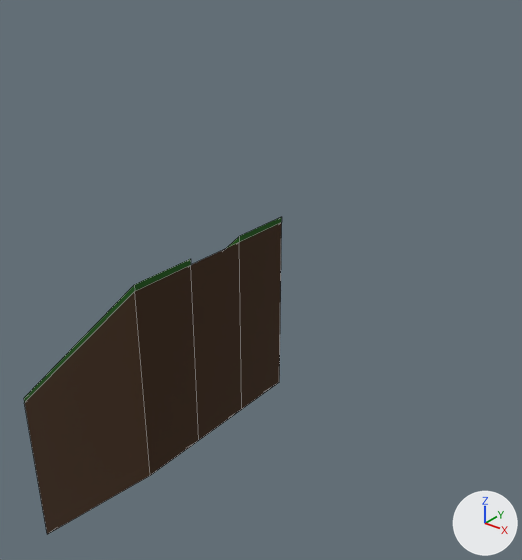
Renders of the FBX model Assets/GroundTest/uphill.fbx from each side of a commit.
One viewpoint serves both versions: a 50 mm camera at (77.2, -67.8, 84.4) aimed at (17.4, 6.9, 38.1). The lights are fixed; the arrows at lower right show +X, +Y and +Z. Mesh edges are drawn as thin lines. Where no turn or scale is listed for an object, it has been applied to the vertices.

Script lines for the objects in view, before the commit:
```python
me_cube_023 = bpy.data.meshes.new('Cube.023')
me_cube_023.from_pydata(...)  # 24 vertices, 22 faces; spans x -15.0..15.0, y -15.0..15.0, z -15.0..45.0
me_cube_023.materials.append(mat_material_003)  # picture img_grass1_png
ob_cube_008 = bpy.data.objects.new('Cube.008', me_cube_023)
ob_cube_008.location = (0.0, 0.0, 0.0)
```
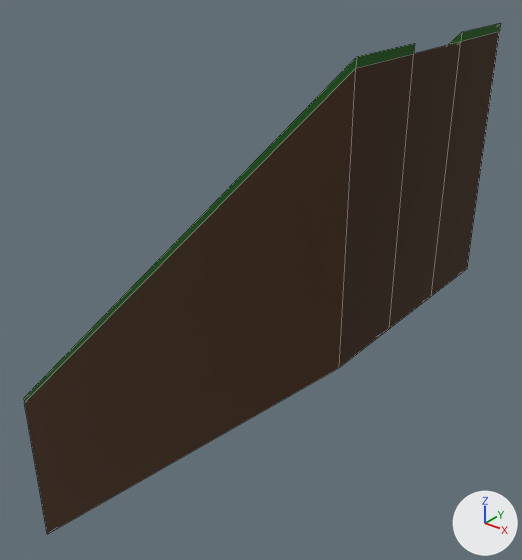
Edits to the bpy script that builds the scene:
```text
Change me_cube_023:
    where me_cube_023.from_pydata(...)  # 24 vertices, 22 faces; spans x -15.0..15.0, y -15.0..15.0, z -15.0..45.0
    used by ob_cube_008; location = (0.0, 0.0, 0.0)
    me_cube_023 part 1: all 12 vertices in x 15.0, y -15.0..15.0, z 15.0..45.0 are moved by (30.0, 0.0, 30.0)
```

Changed parts and their boxes [x1, y1, x2, y2] in the pictures (522 x 560 px):
'Cube.008', reshaped (85% wider, 61% taller): before [24, 217, 282, 534]; after [24, 23, 501, 534]
